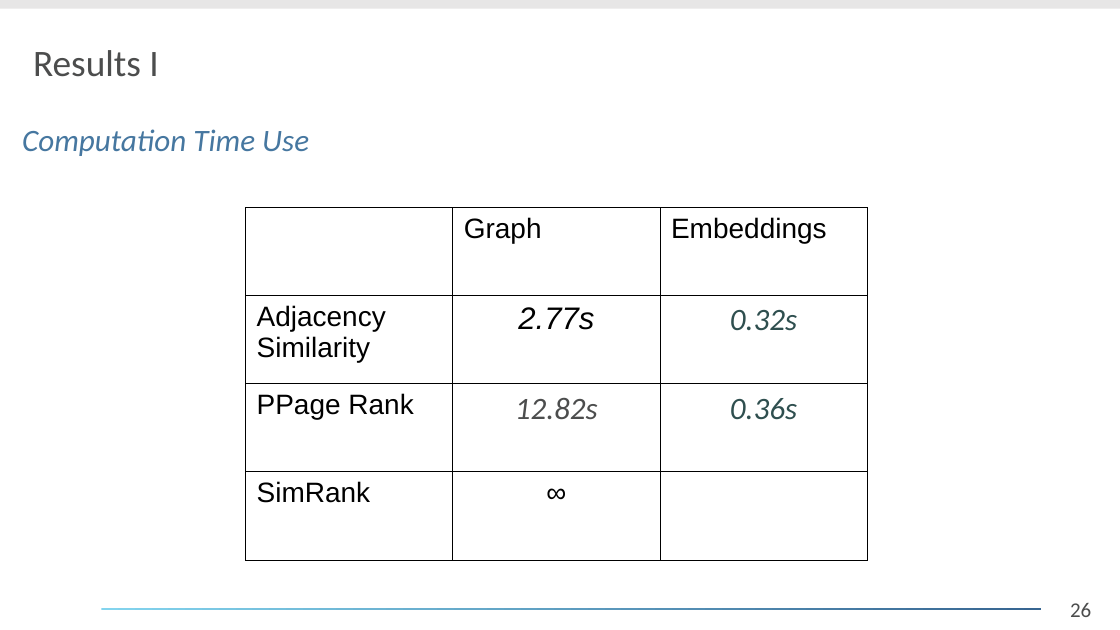
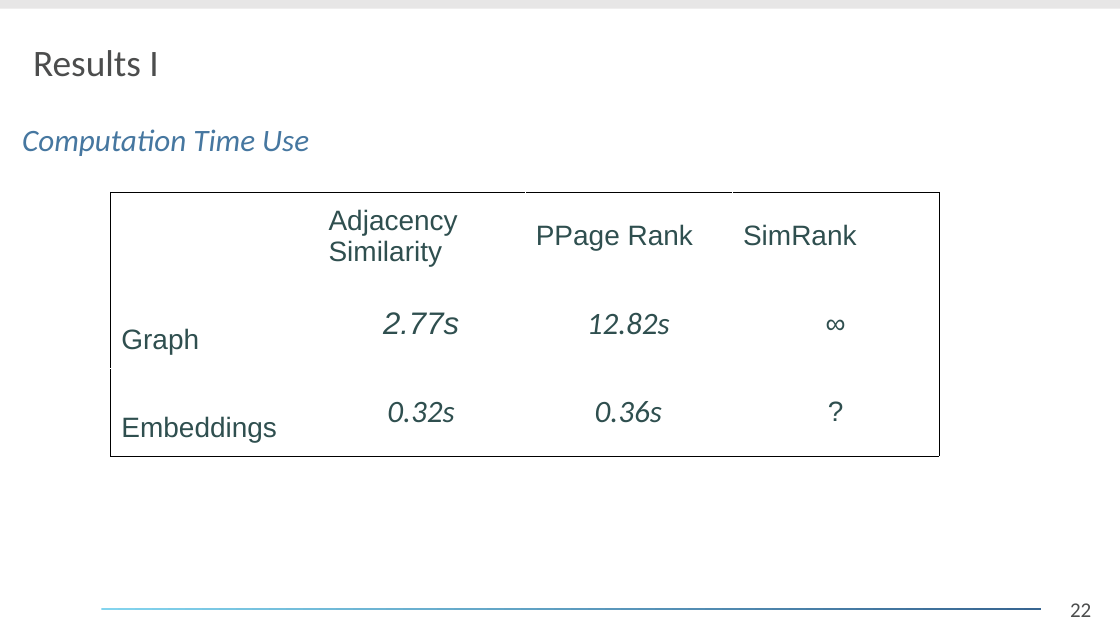
Before and after one commit to daelmo/DB2GraphGenerator, a slide deck: slide 22 of presentation/Analyse_eines_Forschungsthemas.odp (slide 26 before the commit). Drawn at 1120x630 pixels with LibreOffice and Linux fonts; fonts in the diff are those of the drawing; background and template pictures are left out. Boxes give left, top, right and bottom in pixels: in the first picture for what was removed or moved away, otherwise in the second. Text is boxed around its words. In the diff, an @@ line names an element or a change of style, - is before the commit and + after.

```diff
--- a/presentation/Analyse_eines_Forschungsthemas.odp
+++ b/presentation/Analyse_eines_Forschungsthemas.odp
@@ table at (111, 192, 940, 456) @@
- | Graph | Embeddings
-Adjacency Similarity | 2.77s | 0.32s
-PPage Rank | 12.82s | 0.36s
-SimRank | ∞ | 
+ | Adjacency Similarity | PPage Rank | SimRank
+Graph | 2.77s | 12.82s | ∞
+Embeddings | 0.32s | 0.36s | ?
@@ table: place and size @@
-table at (245, 207, 867, 560)
+table at (111, 192, 940, 456)
@@ page number at (1070, 603, 1091, 617): text changed @@
-26
+22
```
Also in this commit, not shown: 13 other slides changed, 1 slide added, 6 slides removed.
